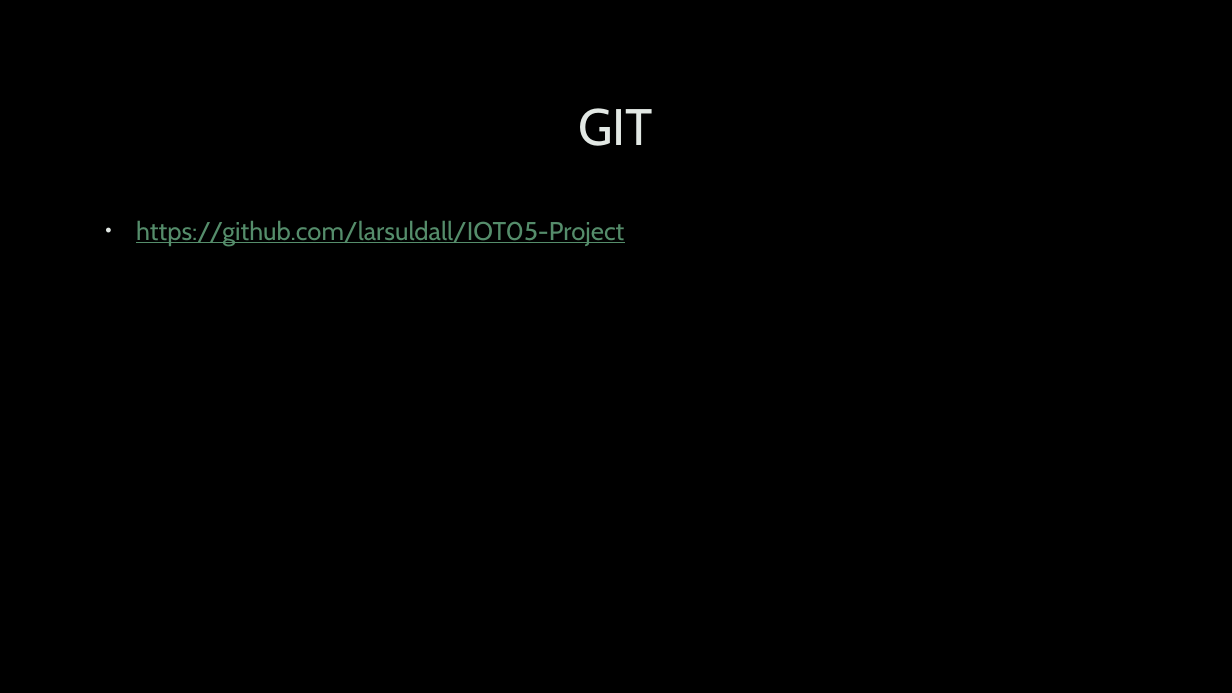
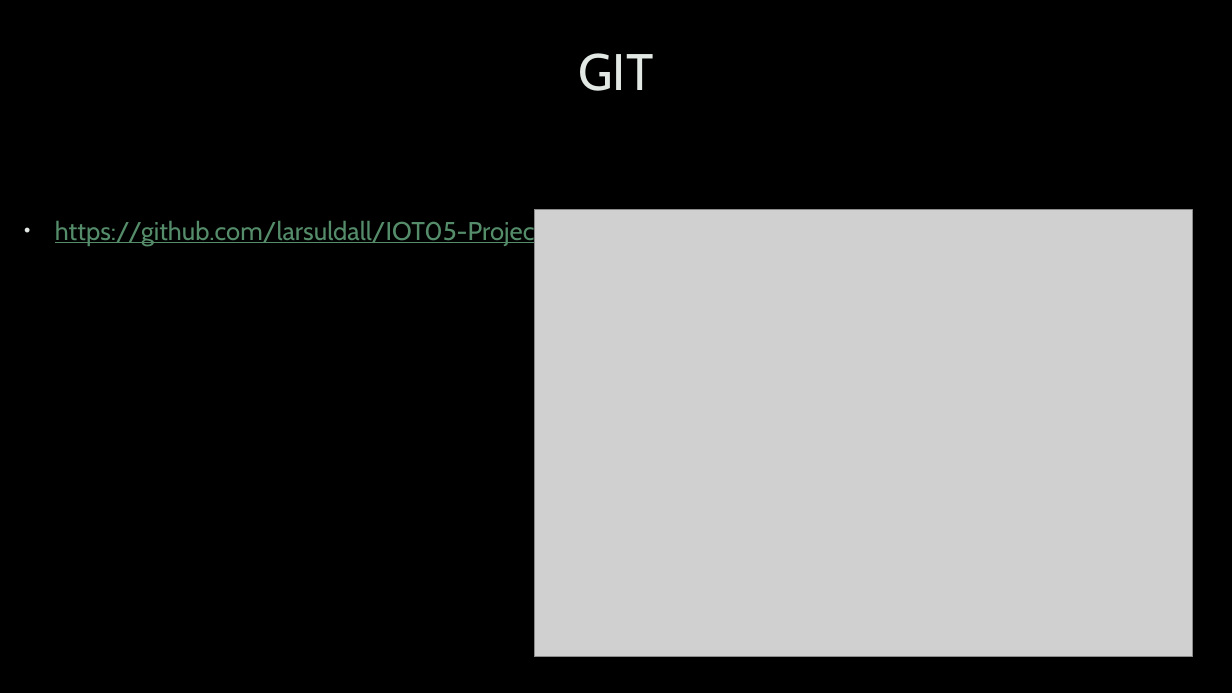
Before and after one commit to larsuldall/IOT05-Project, a slide deck: slide 6 of Documentation/Presentation/Project presentation - Lars Juhl.pptx (slide 5 before the commit). Drawn at 1232x693 pixels with LibreOffice and Linux fonts; fonts in the diff are those of the drawing; grey boxes stand for pictures; background and template pictures are left out. Boxes give left, top, right and bottom in pixels: in the first picture for what was removed or moved away, otherwise in the second. Text is boxed around its words. In the diff, an @@ line names an element or a change of style, - is before the commit and + after.

```diff
--- a/Documentation/Presentation/Project presentation - Lars Juhl.pptx
+++ b/Documentation/Presentation/Project presentation - Lars Juhl.pptx
@@ title "GIT": place and size @@
-title "GIT" at box(578, 108, 653, 146)
+title "GIT" at box(579, 53, 654, 91)
@@ text "https://github.com/larsuldall/IOT05-Project": place and size @@
-text "https://github.com/larsuldall/IOT05-Project" at box(136, 221, 624, 245)
+text "https://github.com/larsuldall/IOT05-Project" at box(55, 218, 543, 245)
@@ picture added at box(534, 210, 1192, 657) @@
```
Also in this commit, not shown: 2 other slides changed, 2 slides added, 1 other file.
